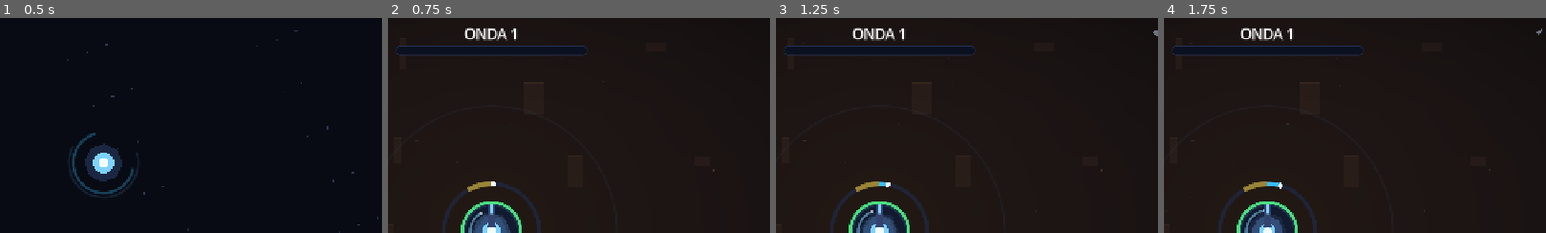
Above: before the commit, frames 1-4 (left to right).
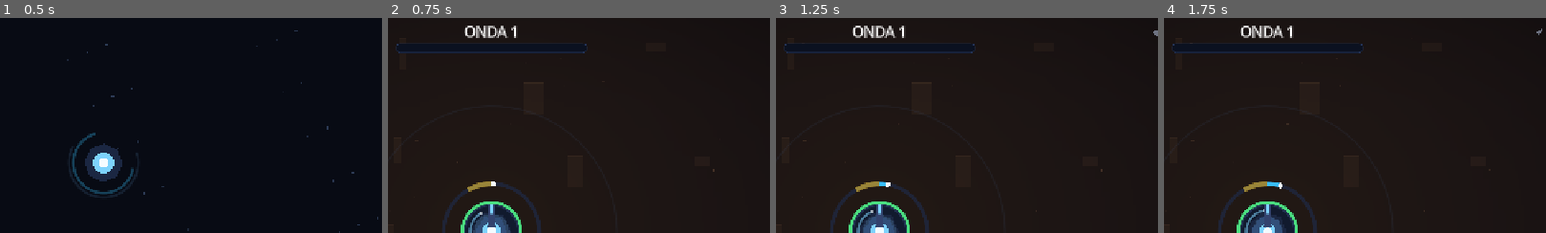
Above: after the commit, the same moments.

Repository: joabcostamd/joabcostamd
Game: Godot game, scene res://scenes/main.tscn
The game is run twice, just before and just after one commit, with the same random seed, the same clock (stepped at 60 frames per second) and the same inputs.
Inputs (mouse positions are % of the whole screen's width and height, from its top left):
- Up to frame 1 (0.5 s): no input
- Up to frame 2 (0.75 s): click "COMEÇAR" at 0.5 s
- Up to frame 3 (1.25 s): no input
- Up to frame 4 (1.75 s): click (49, 94) at 1.27 s
The pictures show only the part of the screen within x 36-86%, y 0-50%; the shares and areas given below are measured in that part.

Frame 1 is identical in both runs. In frame 2, 1.6% of the frame differs, in the area x 2-53%, y 3-18%; in frame 3, 1.6%; in frame 4, 1.6%.

Commit message:
feat: A Retomada — o reset vira o climax
Depois de um prestigio o jogo acelera 6x sozinho, liga a compra automatica
e reconstroi o imperio enquanto o jogador assiste, com a marca da run
anterior na tela para ser ultrapassada ao vivo. Encerra sozinho ao superar
o alvo (ou em 10s) e devolve a velocidade anterior.

Co-Authored-By: Claude Opus 5 <noreply@anthropic.com>
Claude-Session: https://claude.ai/code/session_01KjywRohvpoYfEskZwwMkww

Diff:
--- a/torre-eterna/scripts/sim/game.gd
+++ b/torre-eterna/scripts/sim/game.gd
@@ -170,6 +170,7 @@
 			marcar_sujo()
 
 	Mecanicas.atualizar_purga(dt, self)
+	Mecanicas.atualizar_retomada(dt, self)
 	Mecanicas.decair_adaptacao(dt, self.s)
 
 	arena.reconstruir_grade()
@@ -624,6 +625,8 @@
 	return true
 
 func _resetar_run() -> void:
+	var onda_anterior := int(s["onda_maxima"])
+	Mecanicas.encerrar_retomada(self)
 	s["moedas"]["ouro"] = Big.ZERO
 	s["upgrades"] = {}
 	s["nivel"] = 1
@@ -649,6 +652,7 @@
 	diretor.iniciar_onda(inicio)
 	fenix_usada = false
 	invulneravel = 3.0
+	Mecanicas.iniciar_retomada(self, onda_anterior)
 	Bus.ui_atualizar.emit(true)
 
 ## ============================================================ desafios ====
--- a/torre-eterna/scripts/sim/mecanicas.gd
+++ b/torre-eterna/scripts/sim/mecanicas.gd
@@ -201,6 +201,57 @@
 	var s: Dictionary = j.s
 	s["peregrinos_mortos"] = int(s.get("peregrinos_mortos", 0)) + 1
 
+# =========================================================== A RETOMADA ====
+## Depois de um prestígio, o jogo acelera sozinho e reconstrói o império
+## enquanto você assiste — com a marca da run anterior na tela para ser
+## ultrapassada ao vivo. O reset deixa de ser o anticlímax e vira o clímax.
+const RETOMADA_DURACAO := 10.0
+const RETOMADA_VELOCIDADE := 6.0
+
+static func iniciar_retomada(j, onda_anterior: int) -> void:
+	if onda_anterior < 8:
+		return
+	j.s["retomada"] = {
+		"restante": RETOMADA_DURACAO,
+		"alvo": onda_anterior,
+		"velocidade_antes": float(j.velocidade),
+		"auto_antes": bool(j.s["auto"]["comprar"]),
+		"superou": false,
+	}
+	j.s["auto"]["comprar"] = true
+	Engine.time_scale = RETOMADA_VELOCIDADE
+	Bus.celebracao.emit("retomada", {"alvo": onda_anterior})
+
+static func atualizar_retomada(dt: float, j) -> void:
+	var r = j.s.get("retomada", null)
+	if not (r is Dictionary):
+		return
+	# a compra automática da Retomada não depende de desbloqueio: é cortesia da casa
+	j.auto_comprar()
+	j.auto_comprar()
+	j.auto_comprar()
+
+	if int(j.s["onda"]) > int(r["alvo"]) and not bool(r["superou"]):
+		r["superou"] = true
+		Bus.celebracao.emit("retomada_superada", {"onda": int(j.s["onda"])})
+		Bus.toast("Você já passou de onde parou. E ainda está acelerando.", "epico")
+
+	r["restante"] = float(r["restante"]) - dt / maxf(0.001, RETOMADA_VELOCIDADE)
+	if float(r["restante"]) <= 0.0 or bool(r["superou"]):
+		encerrar_retomada(j)
+
+static func encerrar_retomada(j) -> void:
+	var r = j.s.get("retomada", null)
+	if not (r is Dictionary):
+		return
+	j.s["auto"]["comprar"] = bool(r["auto_antes"])
+	j.velocidade = float(r["velocidade_antes"])
+	Engine.time_scale = j.velocidade
+	j.s.erase("retomada")
+
+static func em_retomada(s: Dictionary) -> bool:
+	return s.get("retomada", null) is Dictionary
+
 # ============================================================== DICAS ======
 ## As dicas vêm dos dados como objetos {id, icone, tag, texto}. Esta função
 ## existe para que ninguém precise lembrar disso na hora de mostrar uma.
--- a/torre-eterna/scripts/ui/hud.gd
+++ b/torre-eterna/scripts/ui/hud.gd
@@ -11,6 +11,7 @@
 var lbl_moedas := {}
 var lbl_onda: Label
 var lbl_chefe: Label
+var lbl_retomada: Label
 var barra_onda: ProgressBar
 var barra_vida: ProgressBar
 var lbl_vida: Label
@@ -85,6 +86,9 @@
 	lbl_chefe = UI.rotulo("", 14, UI.VERMELHO)
 	lbl_chefe.horizontal_alignment = HORIZONTAL_ALIGNMENT_CENTER
 	centro.add_child(lbl_chefe)
+	lbl_retomada = UI.rotulo("", 15, UI.ACENTO2)
+	lbl_retomada.horizontal_alignment = HORIZONTAL_ALIGNMENT_CENTER
+	centro.add_child(lbl_retomada)
 
 	# ---------- esquerda: vitais ----------
 	var vitais := UI.vbox(4)
@@ -343,6 +347,12 @@
 	var pts := int(s["pontos_talento"])
 	aviso_pontos.text = ("  ●%d" % pts) if pts > 0 else ""
 
+	if Mecanicas.em_retomada(s):
+		var r: Dictionary = s["retomada"]
+		lbl_retomada.text = "RETOMADA ×%d  ·  alvo: onda %d" % [int(Mecanicas.RETOMADA_VELOCIDADE), int(r["alvo"])]
+	else:
+		lbl_retomada.text = ""
+
 	var combo := int(s["combo"]["atual"])
 	lbl_combo.text = ("%d×" % combo) if combo >= 5 else ""
 	lbl_combo.add_theme_color_override("font_color", UI.OURO.lerp(UI.VERMELHO, clampf(float(combo) / 150.0, 0.0, 1.0)))
--- a/torre-eterna/scripts/ui/panel_codex.gd
+++ b/torre-eterna/scripts/ui/panel_codex.gd
@@ -399,7 +399,7 @@
 		var cx: PanelContainer = r["caixa"]
 		if not is_instance_valid(cx):
 			continue
-		var cor_b: Color = r["cor"] if bool(r["conhecido"]) else UI.BORDA
+		var cor_b: Color = r["cor"] if bool(r["conhecido"]) else UI.BORDA_FORTE
 		if str(id) == sel_id:
 			cx.add_theme_stylebox_override("panel", UI.caixa(UI.PAINEL2.lerp(cor_b, 0.14), 10, 2, cor_b))
 		else:
--- a/torre-eterna/scripts/ui/panel_stats.gd
+++ b/torre-eterna/scripts/ui/panel_stats.gd
@@ -59,6 +59,8 @@
 	v.size_flags_horizontal = Control.SIZE_EXPAND_FILL
 	sc.add_child(v)
 
+	v.add_child(_painel_grafico())
+
 	var g := GridContainer.new()
 	g.columns = COLUNAS
 	g.add_theme_constant_override("h_separation", 10)
@@ -71,8 +73,6 @@
 	_cartao_colecao(g)
 	_cartao_tempo(g)
 	_cartao_cacadas(g)
-
-	v.add_child(_painel_grafico())
 	return sc
 
 func _cartao_progresso(g: GridContainer) -> void:
@@ -87,7 +87,7 @@
 		func(): return Fmt.inteiro(int(_st()["ondas_completas"])))
 	_linha(v, "Nível", "Nível da torre — cada nível dá um ponto de talento.",
 		func(): return Fmt.inteiro(int(jogo.s["nivel"])))
-	_linha(v, "Ascensões · Singularidades · Transcendências", "As três camadas de prestígio.",
+	_linha(v, "Prestígio (asc · sing · trans)", "As três camadas de prestígio.",
 		func(): return "%d · %d · %d" % [int(jogo.s["prestigio"]["ascensoes"]),
 			int(jogo.s["prestigio"]["singularidades"]), int(jogo.s["prestigio"]["transcendencias"])], UI.ACENTO2)
 	_linha(v, "Tempo médio por onda", "Tempo total dividido pelas ondas completas.",
@@ -480,7 +480,7 @@
 	var pontos: Array = []            # [Vector2(t_segundos, onda)]
 	const ML := 54.0
 	const MR := 16.0
-	const MT := 16.0
+	const MT := 22.0
 	const MB := 26.0
 
 	func _ready() -> void:
@@ -589,11 +589,11 @@
 		draw_line(area.position + Vector2(0, area.size.y), area.end, UI.BORDA_FORTE, 1.5)
 		draw_line(area.position, area.position + Vector2(0, area.size.y), UI.BORDA_FORTE, 1.5)
 		if f != null:
-			draw_string(f, Vector2(area.position.x - 46.0, area.position.y - 3.0), "onda",
+			draw_string(f, Vector2(area.position.x - 46.0, area.position.y - 9.0), "onda",
 				HORIZONTAL_ALIGNMENT_LEFT, -1, 11, UI.TEXTO3)
 			var st := "tempo de jogo"
 			var wt := f.get_string_size(st, HORIZONTAL_ALIGNMENT_LEFT, -1, 11).x
-			draw_string(f, Vector2(area.end.x - wt, area.position.y - 3.0), st,
+			draw_string(f, Vector2(area.end.x - wt, area.position.y - 9.0), st,
 				HORIZONTAL_ALIGNMENT_LEFT, -1, 11, UI.TEXTO3)
 
 	## Chaikin: tira os cantos duros sem inventar dados.
--- a/torre-eterna/tools/testes.gd
+++ b/torre-eterna/tools/testes.gd
@@ -390,6 +390,23 @@
 	ok("tela vazia nao bonifica", perto(Mecanicas.fator_aglomeracao(0), 1.0, 1e-9))
 	ok("tela cheia bonifica", Mecanicas.fator_aglomeracao(40) > 1.2, str(Mecanicas.fator_aglomeracao(40)))
 	ok("ganho e sublinear", Mecanicas.fator_aglomeracao(80) < Mecanicas.fator_aglomeracao(40) * 2.0)
+
+	# --- A Retomada ---
+	s["retomada"] = null
+	s.erase("retomada")
+	Mecanicas.iniciar_retomada(jogo, 3)
+	ok("retomada nao dispara em run curta", not Mecanicas.em_retomada(s))
+	jogo.velocidade = 1.0
+	Mecanicas.iniciar_retomada(jogo, 60)
+	ok("retomada dispara apos run boa", Mecanicas.em_retomada(s))
+	ok("liga a compra automatica", bool(s["auto"]["comprar"]))
+	ok("guarda o alvo", int(s["retomada"]["alvo"]) == 60)
+	ok("acelera o jogo", Engine.time_scale >= Mecanicas.RETOMADA_VELOCIDADE - 0.01)
+	s["onda"] = 61
+	Mecanicas.atualizar_retomada(0.016, jogo)
+	ok("encerra ao superar o alvo", not Mecanicas.em_retomada(s))
+	ok("devolve a velocidade", perto(Engine.time_scale, 1.0, 0.01), str(Engine.time_scale))
+	Engine.time_scale = 1.0
 
 	# --- O Peregrino ---
 	ok("peregrino existe no bestiario", Dados.inimigo_por_id.has("peregrino"))
